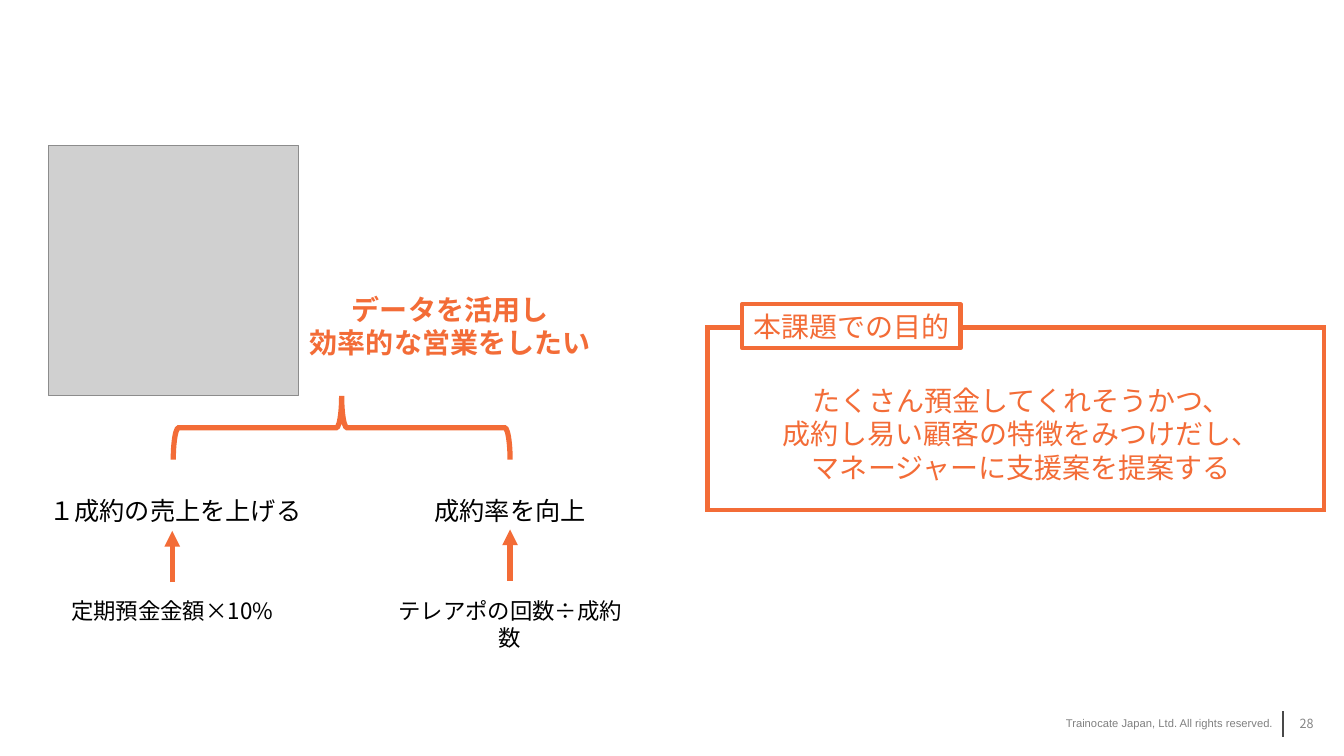
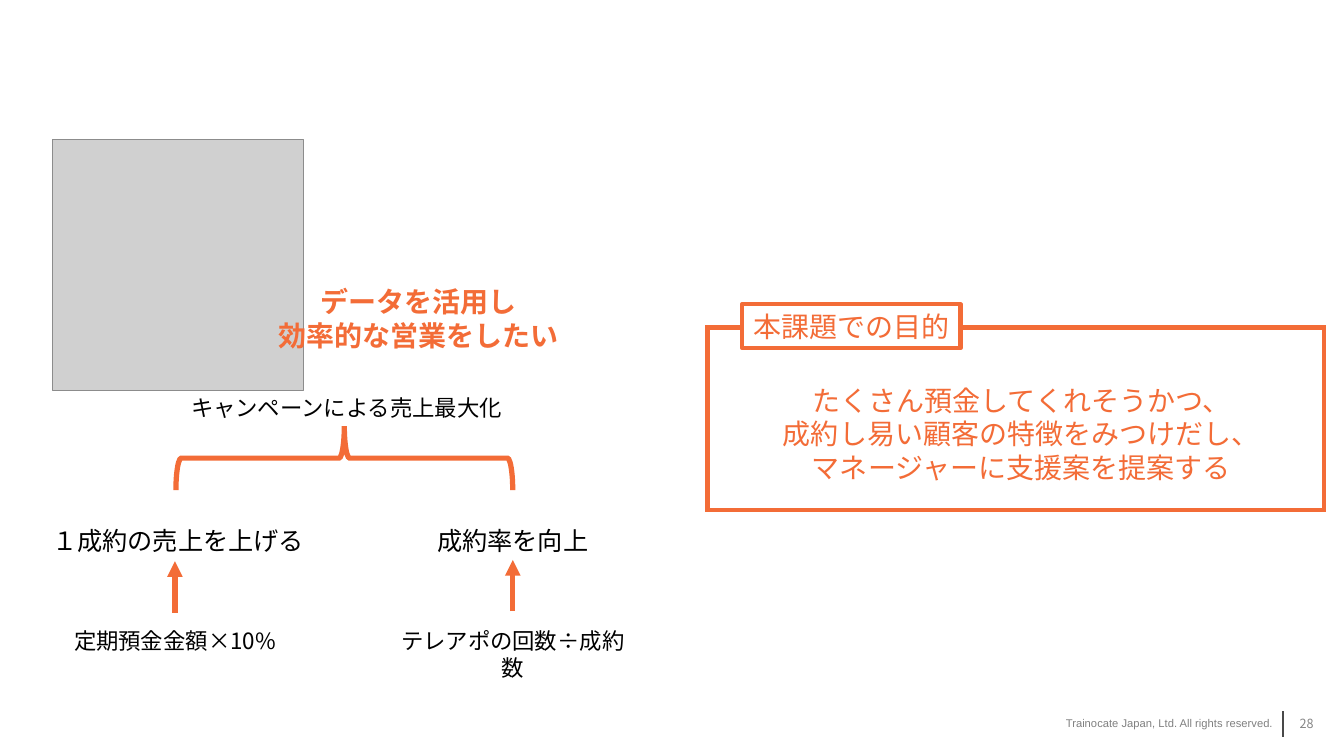
Before and after one commit to trainocate-japan/Excel-Data-Analytics, a slide deck: slide 28 of Excelデータ分析.pptx. Drawn at 1344x756 pixels with LibreOffice and Linux fonts; fonts in the diff are those of the drawing; grey boxes stand for pictures; background and template pictures are left out. Boxes give left, top, right and bottom in pixels: in the first picture for what was removed or moved away, otherwise in the second. Text is boxed around its words. In the diff, an @@ line names an element or a change of style, - is before the commit and + after.

```diff
--- a/Excelデータ分析.pptx
+++ b/Excelデータ分析.pptx
@@ picture: place and size @@
-picture at [48,145,299,396]
+picture at [52,140,303,391]
@@ text "データを活用し" rewrapped from [310,296,590,356] to [278,288,558,354] @@
@@ text added at [191,397,502,418], 16 pt, text #000000 @@
+キャンペーンによる売上最大化
@@ text "１成約の売上を上げる": place and size @@
-text "１成約の売上を上げる" at [49,498,301,522]
+text "１成約の売上を上げる" at [52,528,304,552]
@@ 2 texts, 2 arrows, 1 right brace: place and size @@
-2 texts, 2 arrows, 1 right brace at [71,396,586,621]
+2 texts, 2 arrows, 1 right brace at [74,426,588,651]
@@ text "テレアポの回数÷成約数": place and size @@
-text "テレアポの回数÷成約数" at [398,600,621,621]
+text "テレアポの回数÷成約数" at [401,630,624,651]
```
Also in this commit, not shown: 7 other slides changed, 1 slide removed, 10 other files.
